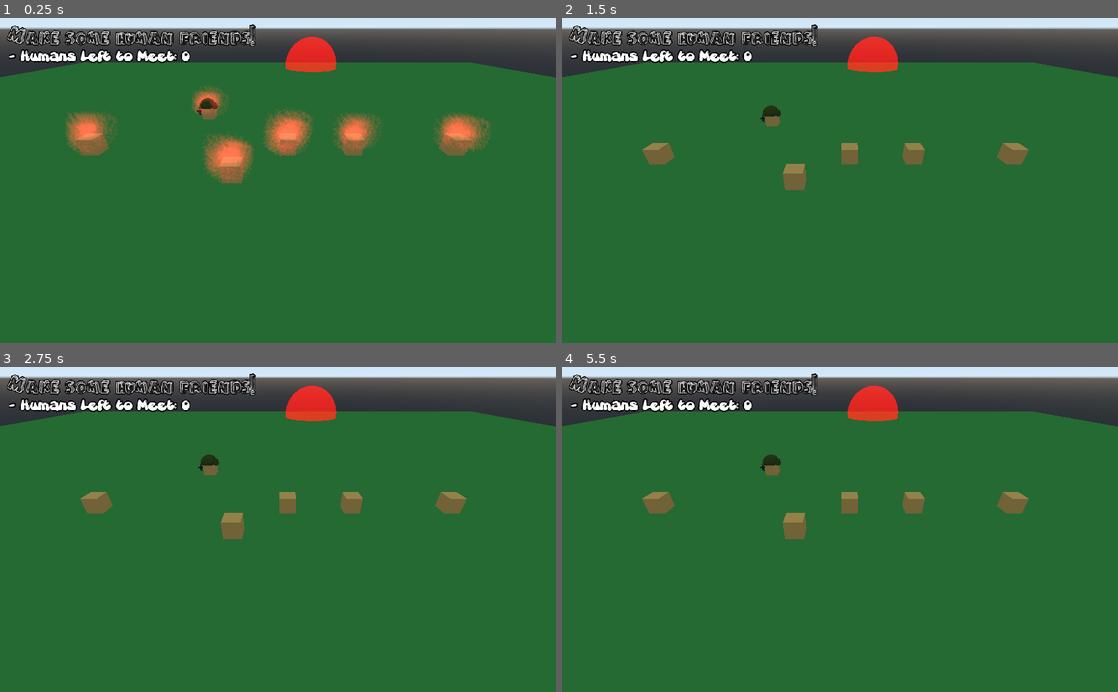
Above: before the commit, frames 1-4 (two rows, left to right).
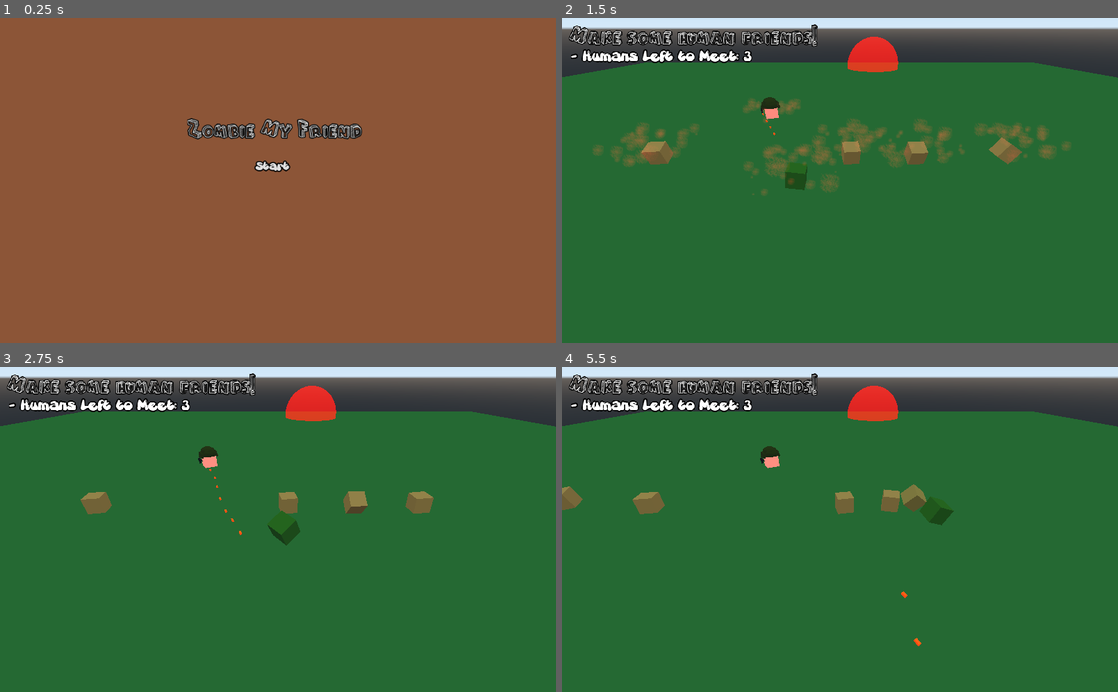
Above: after the commit, the same moments.

Repository: daltonteague/GMTK-Jam-2021
Game: Godot game, scene res://scenes/Levels/GameStart.tscn
Same seed, same stepped clock (60 frames per second), same inputs: the game is played once before the commit and once after it. Before the commit the project starts from res://scenes/Levels/GameController.tscn.
Inputs (mouse positions are in pixels of both pictures, inside the frame that each line leads up to):
- Up to frame 1 (0.25 s): no input
- Up to frame 2 (1.5 s): click (834, 167) at 0.5 s, where only the run after the commit has a clickable "Start"; hold D (move_right) from 1.28 s (still down)
- Up to frame 3 (2.75 s): release D (move_right) at 2.03 s; hold S (move_backward) from 2.03 s (still down)
- Up to frame 4 (5.5 s): release S (move_backward) at 2.78 s; hold D (move_right) 2.78-3.53 s; hold W (move_forward) 3.53-4.28 s; hold A (move_left) from 4.28 s (still down)

The runs differ from the first frame. In frame 1, 99% of the frame differs, in the area x 0-100%, y 0-100%; in frame 2, 4.3%; in frame 3, 1.6%; in frame 4, 2.0%.
Error before the commit: Invalid call. Nonexistent function 'get_name' in base 'Nil'. (res://scripts/Characters/States/Passive.gd:99)

Commit message:
Add level controller and transitions

Diff:
--- a/project.godot
+++ b/project.godot
@@ -14,6 +14,11 @@
 "language": "GDScript",
 "path": "res://scripts/Characters/States/BaseNPC.gd"
 }, {
+"base": "Spatial",
+"class": "GameController",
+"language": "GDScript",
+"path": "res://scripts/levels/GameController.gd"
+}, {
 "base": "Node",
 "class": "State",
 "language": "GDScript",
@@ -21,13 +26,14 @@
 } ]
 _global_script_class_icons={
 "BaseNPC": "",
+"GameController": "",
 "State": ""
 }
 
 [application]
 
 config/name="GMTK-Jam-2021"
-run/main_scene="res://scenes/Levels/GameController.tscn"
+run/main_scene="res://scenes/Levels/GameStart.tscn"
 config/icon="res://icon.png"
 
 [input]
@@ -78,4 +84,5 @@
 
 [rendering]
 
+environment/default_clear_color=Color( 0.552941, 0.337255, 0.219608, 1 )
 environment/default_environment="res://default_env.tres"
--- a/scenes/GameController.tscn
+++ b/scenes/GameController.tscn
@@ -4,7 +4,7 @@
 [ext_resource path="res://scenes/Rifle.tscn" type="PackedScene" id=2]
 [ext_resource path="res://scenes/Helmet2.tscn" type="PackedScene" id=3]
 [ext_resource path="res://scripts/CharacterController.gd" type="Script" id=4]
-[ext_resource path="res://scripts/GameController.gd" type="Script" id=5]
+[ext_resource path="res://scripts/levels/LevelOne.gd" type="Script" id=5]
 [ext_resource path="res://scripts/DamageZone.gd" type="Script" id=6]
 [ext_resource path="res://scenes/LevelText.tscn" type="PackedScene" id=7]
 
--- a/scenes/LevelText.tscn
+++ b/scenes/LevelText.tscn
@@ -1,13 +1,16 @@
-[gd_scene load_steps=5 format=2]
+[gd_scene load_steps=7 format=2]
 
 [ext_resource path="res://fonts/GretoonHighlight.ttf" type="DynamicFontData" id=1]
-[ext_resource path="res://fonts/From Cartoon Blocks.ttf" type="DynamicFontData" id=2]
+[ext_resource path="res://fonts/Gretoon.ttf" type="DynamicFontData" id=2]
+
+[sub_resource type="DynamicFontData" id=3]
+font_path = "res://fonts/From Cartoon Blocks.ttf"
 
 [sub_resource type="DynamicFont" id=1]
 size = 43
 outline_size = 2
 outline_color = Color( 0.0705882, 0.0705882, 0.0705882, 1 )
-font_data = ExtResource( 2 )
+font_data = SubResource( 3 )
 
 [sub_resource type="DynamicFont" id=2]
 size = 20
@@ -15,6 +18,14 @@
 outline_color = Color( 0, 0, 0, 1 )
 extra_spacing_top = 18
 font_data = ExtResource( 1 )
+
+[sub_resource type="DynamicFont" id=4]
+size = 18
+outline_size = 2
+outline_color = Color( 0.0705882, 0.0705882, 0.0705882, 1 )
+extra_spacing_top = 13
+extra_spacing_space = 6
+font_data = ExtResource( 2 )
 
 [node name="LevelText" type="Node"]
 
@@ -29,12 +40,61 @@
 "_edit_use_anchors_": false
 }
 
-[node name="FinishText" type="RichTextLabel" parent="."]
+[node name="RemainingText" type="RichTextLabel" parent="."]
+anchor_right = 0.532
+anchor_bottom = 0.214
+margin_left = 17.1349
+margin_top = 43.9724
+margin_right = -23.633
+margin_bottom = -31.4276
+custom_fonts/normal_font = SubResource( 2 )
+text = "- Humans Left to Meet:"
+__meta__ = {
+"_edit_use_anchors_": false
+}
+
+[node name="GameOver" type="Node" parent="."]
+
+[node name="GameOverTextTitle" type="RichTextLabel" parent="GameOver"]
 visible = false
-margin_left = 384.57
-margin_top = 191.324
-margin_right = 704.57
-margin_bottom = 431.324
+margin_left = 410.638
+margin_top = 190.483
+margin_right = 730.638
+margin_bottom = 430.483
+grow_horizontal = 0
+grow_vertical = 0
+custom_fonts/normal_font = SubResource( 1 )
+text = "Game over!"
+__meta__ = {
+"_edit_use_anchors_": false
+}
+
+[node name="GameOverText" type="RichTextLabel" parent="GameOver"]
+visible = false
+anchor_right = 1.0
+anchor_bottom = 1.0
+margin_left = 287.82
+margin_top = 246.477
+margin_right = -218.18
+margin_bottom = -166.523
+grow_horizontal = 0
+grow_vertical = 0
+custom_fonts/normal_font = SubResource( 4 )
+text = "I guess humans prefer handshakes to handbites... Who could have known?"
+__meta__ = {
+"_edit_use_anchors_": false
+}
+
+[node name="Finish" type="Node" parent="."]
+
+[node name="FinishTextTitle" type="RichTextLabel" parent="Finish"]
+visible = false
+anchor_right = 1.0
+anchor_bottom = 1.0
+margin_left = 403.443
+margin_top = 167.679
+margin_right = -306.557
+margin_bottom = -384.321
 grow_horizontal = 0
 grow_vertical = 0
 custom_fonts/normal_font = SubResource( 1 )
@@ -43,13 +103,16 @@
 "_edit_use_anchors_": false
 }
 
-[node name="RemainingText" type="RichTextLabel" parent="."]
-margin_left = 17.1349
-margin_top = 43.9724
-margin_right = 521.135
-margin_bottom = 96.9724
-custom_fonts/normal_font = SubResource( 2 )
-text = "- Humans Left to Meet:"
+[node name="FinishText" type="RichTextLabel" parent="Finish"]
+visible = false
+margin_left = 369.0
+margin_top = 227.0
+margin_right = 736.0
+margin_bottom = 443.0
+grow_horizontal = 0
+grow_vertical = 0
+custom_fonts/normal_font = SubResource( 4 )
+text = "Time to socialize some more  in..."
 __meta__ = {
 "_edit_use_anchors_": false
 }
--- a/scenes/Levels/CrabsInABucket_camera.tscn
+++ b/scenes/Levels/CrabsInABucket_camera.tscn
@@ -1,42 +1,42 @@
 [gd_scene load_steps=17 format=2]
 
 [ext_resource path="res://scenes/Character.tscn" type="PackedScene" id=1]
-[ext_resource path="res://scripts/GameController.gd" type="Script" id=2]
+[ext_resource path="res://scripts/levels/GameController.gd" type="Script" id=2]
 [ext_resource path="res://materials/obstacle.tres" type="Material" id=3]
 [ext_resource path="res://scripts/CharacterController.gd" type="Script" id=4]
 [ext_resource path="res://scenes/LevelText.tscn" type="PackedScene" id=5]
 [ext_resource path="res://scripts/CameraController.gd" type="Script" id=6]
 
-[sub_resource type="Environment" id=10]
-
-[sub_resource type="PhysicsMaterial" id=1]
-
-[sub_resource type="CubeMesh" id=2]
-
-[sub_resource type="BoxShape" id=3]
-
-[sub_resource type="SpatialMaterial" id=4]
+[sub_resource type="Environment" id=1]
+
+[sub_resource type="PhysicsMaterial" id=2]
+
+[sub_resource type="CubeMesh" id=3]
+
+[sub_resource type="BoxShape" id=4]
+
+[sub_resource type="SpatialMaterial" id=5]
 albedo_color = Color( 0.282353, 0.341176, 0.0745098, 1 )
 
-[sub_resource type="PlaneMesh" id=5]
-material = SubResource( 4 )
+[sub_resource type="PlaneMesh" id=6]
+material = SubResource( 5 )
 size = Vector2( 6, 6 )
 
-[sub_resource type="BoxShape" id=6]
+[sub_resource type="BoxShape" id=7]
 extents = Vector3( 3, 0.0147195, 3 )
 
-[sub_resource type="CylinderMesh" id=7]
-
-[sub_resource type="CylinderShape" id=8]
-
-[sub_resource type="Skin" id=9]
+[sub_resource type="CylinderMesh" id=8]
+
+[sub_resource type="CylinderShape" id=9]
+
+[sub_resource type="Skin" id=10]
 
 [node name="World" type="Spatial"]
 script = ExtResource( 2 )
 
 [node name="Camera" type="Camera" parent="."]
 transform = Transform( 1, 0, 0, 0, 0.301006, 0.953622, 0, -0.953622, 0.301006, -1.44543, 98.0304, 33.2364 )
-environment = SubResource( 10 )
+environment = SubResource( 1 )
 current = true
 far = 800.0
 script = ExtResource( 6 )
--- a/scenes/Levels/GameController.tscn
+++ b/scenes/Levels/GameController.tscn
@@ -1,12 +1,9 @@
-[gd_scene load_steps=14 format=2]
+[gd_scene load_steps=13 format=2]
 
 [ext_resource path="res://scenes/Helmet2.tscn" type="PackedScene" id=1]
 [ext_resource path="res://scenes/Rifle.tscn" type="PackedScene" id=2]
 [ext_resource path="res://scenes/Character.tscn" type="PackedScene" id=3]
-[ext_resource path="res://scenes/LevelText.tscn" type="PackedScene" id=4]
-[ext_resource path="res://scripts/GameController.gd" type="Script" id=5]
-[ext_resource path="res://scripts/CharacterController.gd" type="Script" id=6]
-[ext_resource path="res://scripts/DamageZone.gd" type="Script" id=7]
+[ext_resource path="res://scripts/levels/LevelOne.gd" type="Script" id=4]
 [ext_resource path="res://scripts/DamageZone.gd" type="Script" id=6]
 [ext_resource path="res://scenes/LevelText.tscn" type="PackedScene" id=7]
 
@@ -35,7 +32,7 @@
 material = SubResource( 5 )
 
 [node name="World2" type="Spatial"]
-script = ExtResource( 5 )
+script = ExtResource( 4 )
 
 [node name="Ground" type="StaticBody" parent="."]
 transform = Transform( 23.672, 0, 0, 0, 23.672, 0, 0, 0, 23.672, 0, 0, 0 )
@@ -55,7 +52,6 @@
 [node name="Zombie" type="Spatial" parent="."]
 transform = Transform( 1, 0, 0, 0, 1, 0, 0, 0, 1, -8.941, 4.29131, 0 )
 script = ExtResource( 6 )
-starting_state = "Zombie"
 
 [node name="Char" parent="Zombie" instance=ExtResource( 3 )]
 transform = Transform( 1, 0, 0, 0, 1, 0, 0, 0, 1, 0, 0, 22 )
@@ -98,7 +94,6 @@
 [node name="NPCGunner" type="Spatial" parent="."]
 transform = Transform( 1, 0, 0, 0, 1, 0, 0, 0, 1, -23, 10.3247, -16 )
 script = ExtResource( 6 )
-starting_state = "Aggressive"
 
 [node name="Char" parent="NPCGunner" instance=ExtResource( 3 )]
 transform = Transform( -1, 0, -1.50996e-07, 0, 1, 0, 1.50996e-07, 0, -1, 0, -5.20145, 0 )
@@ -121,7 +116,7 @@
 mesh = SubResource( 6 )
 material/0 = null
 
-[node name="LevelText" parent="." instance=ExtResource( 4 )]
+[node name="LevelText" parent="." instance=ExtResource( 7 )]
 
 [connection signal="body_entered" from="Area" to="Area" method="_on_Area_body_entered"]
 [connection signal="body_exited" from="Area" to="Area" method="_on_Area_body_exited"]
--- a/scenes/Levels/GameStart.tscn
+++ b/scenes/Levels/GameStart.tscn
@@ -1,6 +1,9 @@
-[gd_scene load_steps=2 format=2]
+[gd_scene load_steps=3 format=2]
 
-[ext_resource path="res://scripts/LevelController.gd" type="Script" id=1]
+[ext_resource path="res://scripts/levels/LevelController.gd" type="Script" id=1]
+[ext_resource path="res://scenes/StartMenu.tscn" type="PackedScene" id=2]
 
 [node name="Control" type="Spatial"]
 script = ExtResource( 1 )
+
+[node name="StartMenu" parent="." instance=ExtResource( 2 )]
--- a/scenes/SoldierTakedown.tscn
+++ b/scenes/SoldierTakedown.tscn
@@ -2,10 +2,11 @@
 
 [ext_resource path="res://scenes/Character.tscn" type="PackedScene" id=1]
 [ext_resource path="res://scripts/CharacterController.gd" type="Script" id=2]
-[ext_resource path="res://scripts/GameController.gd" type="Script" id=3]
+[ext_resource path="res://scripts/levels/GameController.gd" type="Script" id=3]
 [ext_resource path="res://scripts/DamageZone.gd" type="Script" id=4]
 [ext_resource path="res://scenes/Rifle.tscn" type="PackedScene" id=5]
 [ext_resource path="res://scenes/Helmet2.tscn" type="PackedScene" id=6]
+
 
 [sub_resource type="SpatialMaterial" id=1]
 albedo_color = Color( 0.227451, 0.501961, 0.196078, 1 )
--- /dev/null
+++ b/scenes/StartMenu.tscn
@@ -0,0 +1,79 @@
+[gd_scene load_steps=7 format=2]
+
+[ext_resource path="res://fonts/Gretoon.ttf" type="DynamicFontData" id=1]
+[ext_resource path="res://scripts/StartMenu.gd" type="Script" id=2]
+
+[sub_resource type="DynamicFontData" id=1]
+font_path = "res://fonts/From Cartoon Blocks.ttf"
+
+[sub_resource type="DynamicFont" id=2]
+size = 43
+outline_size = 2
+outline_color = Color( 0.0705882, 0.0705882, 0.0705882, 1 )
+font_data = SubResource( 1 )
+
+[sub_resource type="DynamicFont" id=3]
+outline_size = 2
+outline_color = Color( 0, 0, 0, 1 )
+font_data = ExtResource( 1 )
+
+[sub_resource type="Animation" id=4]
+resource_name = "Hover"
+loop = true
+tracks/0/type = "value"
+tracks/0/path = NodePath(".:rect_position")
+tracks/0/interp = 1
+tracks/0/loop_wrap = true
+tracks/0/imported = false
+tracks/0/enabled = true
+tracks/0/keys = {
+"times": PoolRealArray( 0, 0.3 ),
+"transitions": PoolRealArray( 1, 1 ),
+"update": 0,
+"values": [ Vector2( 458.084, 247.265 ), Vector2( 458.084, 249.857 ) ]
+}
+
+[node name="Menu" type="Node"]
+script = ExtResource( 2 )
+
+[node name="Game Title" type="RichTextLabel" parent="."]
+anchor_right = 1.0
+anchor_bottom = 1.0
+margin_left = 345.145
+margin_top = 182.796
+margin_right = -311.855
+margin_bottom = -338.204
+custom_fonts/normal_font = SubResource( 2 )
+text = "Zombie My Friend"
+__meta__ = {
+"_edit_use_anchors_": false
+}
+
+[node name="StartButton" type="Button" parent="."]
+anchor_right = 0.532
+anchor_bottom = 0.214
+margin_left = 458.084
+margin_top = 248.542
+margin_right = 2.32648
+margin_bottom = 173.155
+custom_fonts/font = SubResource( 3 )
+text = "Start"
+flat = true
+__meta__ = {
+"_edit_use_anchors_": false
+}
+
+[node name="AnimationPlayer" type="AnimationPlayer" parent="StartButton"]
+anims/Hover = SubResource( 4 )
+
+[node name="ColorRect" type="ColorRect" parent="."]
+visible = false
+show_behind_parent = true
+margin_right = 1020.0
+margin_bottom = 605.0
+color = Color( 0.537255, 0.168627, 0.168627, 1 )
+__meta__ = {
+"_edit_use_anchors_": false
+}
+
+[connection signal="pressed" from="StartButton" to="." method="_on_StartButton_pressed"]
--- /dev/null
+++ b/scenes/VictoryMenu.tscn
@@ -0,0 +1,99 @@
+[gd_scene load_steps=8 format=2]
+
+[ext_resource path="res://fonts/Gretoon.ttf" type="DynamicFontData" id=1]
+[ext_resource path="res://scripts/VictoryMenu.gd" type="Script" id=2]
+[ext_resource path="res://fonts/From Cartoon Blocks.ttf" type="DynamicFontData" id=3]
+
+[sub_resource type="DynamicFont" id=1]
+size = 43
+outline_size = 2
+outline_color = Color( 0.0705882, 0.0705882, 0.0705882, 1 )
+font_data = ExtResource( 3 )
+
+[sub_resource type="DynamicFont" id=2]
+size = 20
+outline_size = 2
+outline_color = Color( 0.0705882, 0.0705882, 0.0705882, 1 )
+extra_spacing_top = 15
+extra_spacing_char = 2
+extra_spacing_space = 11
+font_data = ExtResource( 1 )
+
+[sub_resource type="DynamicFont" id=3]
+outline_size = 2
+outline_color = Color( 0, 0, 0, 1 )
+font_data = ExtResource( 1 )
+
+[sub_resource type="Animation" id=4]
+resource_name = "Hover"
+loop = true
+tracks/0/type = "value"
+tracks/0/path = NodePath(".:rect_position")
+tracks/0/interp = 1
+tracks/0/loop_wrap = true
+tracks/0/imported = false
+tracks/0/enabled = true
+tracks/0/keys = {
+"times": PoolRealArray( 0, 0.3 ),
+"transitions": PoolRealArray( 1, 1 ),
+"update": 0,
+"values": [ Vector2( 441.247, 407.256 ), Vector2( 441.247, 404.41 ) ]
+}
+
+[node name="Menu" type="Node"]
+script = ExtResource( 2 )
+
+[node name="Game Title" type="RichTextLabel" parent="."]
+anchor_right = 1.0
+anchor_bottom = 1.0
+margin_left = 419.0
+margin_top = 184.0
+margin_right = -274.0
+margin_bottom = -316.0
+custom_fonts/normal_font = SubResource( 1 )
+text = "You did it! "
+__meta__ = {
+"_edit_use_anchors_": false
+}
+
+[node name="Text" type="RichTextLabel" parent="."]
+anchor_right = 1.0
+anchor_bottom = 1.0
+margin_left = 283.429
+margin_top = 245.837
+margin_right = -218.571
+margin_bottom = -142.163
+custom_fonts/normal_font = SubResource( 2 )
+text = "Congratulations, you've made so many new friends! Thanks for playing :)"
+__meta__ = {
+"_edit_use_anchors_": false
+}
+
+[node name="RestartButton" type="Button" parent="."]
+anchor_right = 1.0
+anchor_bottom = 1.0
+margin_left = 441.247
+margin_top = 406.494
+margin_right = -412.753
+margin_bottom = -140.493
+custom_fonts/font = SubResource( 3 )
+text = "Back to Start"
+flat = true
+__meta__ = {
+"_edit_use_anchors_": false
+}
+
+[node name="AnimationPlayer" type="AnimationPlayer" parent="RestartButton"]
+anims/Hover = SubResource( 4 )
+
+[node name="ColorRect" type="ColorRect" parent="."]
+visible = false
+show_behind_parent = true
+margin_right = 1020.0
+margin_bottom = 605.0
+color = Color( 0.537255, 0.168627, 0.168627, 1 )
+__meta__ = {
+"_edit_use_anchors_": false
+}
+
+[connection signal="pressed" from="RestartButton" to="." method="_on_RestartButton_pressed"]
--- a/scripts/CameraController.gd
+++ b/scripts/CameraController.gd
@@ -19,4 +19,4 @@
 	last_avg = average
 
 func get_zombies():
-	return get_tree().get_root().get_child(0).get_zombies()
+	return get_tree().get_root().get_child(0).get_child(0).get_zombies()
--- a/scripts/Characters/States/Zombie.gd
+++ b/scripts/Characters/States/Zombie.gd
@@ -54,5 +54,5 @@
 
 	if current_health <= 0:
 		host.add_central_force(Vector3.UP * death_pop_force)
-		emit_signal("zombie_dead")
+		emit_signal("zombie_dead", self)
 		emit_signal("change_state", "Dead")
--- a/scripts/LevelController.gd
+++ /dev/null
@@ -1,26 +0,0 @@
-extends Spatial
-
-onready var levels = [
-	preload("res://scenes/Levels/CrabsInABucket.tscn"),
-	preload("res://scenes/GameController.tscn")
-]
-
-var current_level_idx = 0
-var current_level
-
-func _ready():
-	for level in levels:
-		level.connect("level_complete", self, "next_level")
-	next_level()
-
-
-func next_level():
-	print("beginning next level")
-	if current_level:
-		exit_prev_level()
-	current_level_idx += 1
-	current_level = levels[current_level_idx].instance()
-	add_child(current_level)
-
-func exit_prev_level():
-	current_level.queue_free()
--- /dev/null
+++ b/scripts/StartMenu.gd
@@ -0,0 +1,17 @@
+extends Node
+
+signal start_button
+
+# Called when the node enters the scene tree for the first time.
+func _ready():
+	$StartButton/AnimationPlayer.play("Hover")
+
+
+# Called every frame. 'delta' is the elapsed time since the previous frame.
+#func _process(delta):
+#	pass
+
+
+func _on_StartButton_pressed():
+	print("start pressed")
+	emit_signal("start_button")
--- /dev/null
+++ b/scripts/VictoryMenu.gd
@@ -0,0 +1,17 @@
+extends Node
+
+signal restart_button
+
+# Called when the node enters the scene tree for the first time.
+func _ready():
+	$RestartButton/AnimationPlayer.play("Hover")
+
+
+# Called every frame. 'delta' is the elapsed time since the previous frame.
+#func _process(delta):
+#	pass
+
+
+func _on_RestartButton_pressed():
+	print("start pressed")
+	emit_signal("restart_button")
--- a/scripts/effects/BloodSplashEmitter.gd
+++ b/scripts/effects/BloodSplashEmitter.gd
@@ -8,7 +8,8 @@
 
 func splash(blood_splash, transform):
 	var splash = blood_splash.instance()
-	get_tree().get_root().get_child(0).add_child(splash)
+	if get_tree():
+		get_tree().get_root().get_child(0).add_child(splash)
 	splash.global_transform = transform
 	splash.rotation = Vector3.ZERO
 	splash.emitting = true
--- /dev/null
+++ b/scripts/levels/GameController.gd
@@ -0,0 +1,93 @@
+extends Spatial
+class_name GameController
+
+var zombies = []
+var humans = []
+var zombie_count = 0
+var human_count = 0
+
+var kills_left_goal = 0
+var level_won = false
+
+var timer
+var finish_text = ""
+var game_over_text = ""
+var final_level = false
+
+signal game_won
+signal level_complete
+signal level_failed
+
+func enter(final_level):
+	self.final_level = final_level
+
+func _ready():
+	count_zombies()
+	count_humans()
+
+func _process(delta):
+	set_label_text()
+
+func count_zombies():
+	for child in get_children():
+		if child.has_method("get_state") and child.get_state().get_name() == "Zombie":
+			zombies.append(child)
+			child.get_state().connect("zombie_dead", self, "zombie_dead")
+			zombie_count += 1
+
+func count_humans():
+	for child in get_children():
+		if child.has_method("get_state") and (child.get_state().get_name() == "Passive" \
+			or child.get_state().get_name() == "Aggressive"):
+			humans.append(child)
+			child.get_state().connect("change_state", self, "human_infected", [child])
+			human_count += 1
+
+func get_zombies():
+	return zombies
+
+func human_infected(new_state, node):
+	human_count -= 1
+	humans.erase(node)
+	zombies.append(node)
+	set_label_text()
+	if human_count <= kills_left_goal:
+		level_won = true
+		if final_level:
+			emit_signal("game_won")
+			return
+		activate_text($LevelText/Finish)
+		start_timer(5.0)
+
+func zombie_dead(node):
+	zombie_count -= 1
+	zombies.erase(node)
+	if zombie_count <= 0:
+		activate_text($LevelText/GameOver)
+		start_timer(5.0)
+
+
+func set_label_text():
+	if $LevelText:
+		$LevelText/RemainingText.text = "- Humans Left to Meet: " + str(human_count - kills_left_goal)
+		if timer:
+			$LevelText/Finish/FinishText.text = finish_text + get_time_left()
+			$LevelText/GameOver/GameOverText.text = game_over_text + get_time_left()
+
+func activate_text(node):
+	for text in node.get_children():
+		text.visible = true
+
+func start_timer(seconds):
+	timer = get_tree().create_timer(seconds)
+	timer.connect("timeout", self, "change_level")
+
+func get_time_left():
+	return str(int(timer.get_time_left()))
+
+func change_level():
+	print("loading next level... " + str(level_won))
+	if level_won:
+		emit_signal("level_complete")
+	else:
+		emit_signal("level_failed")
--- /dev/null
+++ b/scripts/levels/LevelController.gd
@@ -0,0 +1,58 @@
+extends Spatial
+
+onready var levels = [
+	preload("res://scenes/GameController.tscn")
+]
+
+onready var start_menu = $StartMenu
+var victory_menu
+var start_menu_scene = preload("res://scenes/StartMenu.tscn")
+var victory_menu_scene = preload("res://scenes/VictoryMenu.tscn")
+onready var game_complete_menu = $VictoryMenu
+
+var current_level_idx = 0
+var current_level
+
+func _ready():
+	print("starting game")
+	start_menu.connect("start_button", self, "start_game")
+
+func start_game():
+	print("got start signal")
+	start_menu.queue_free()
+	next_level()
+
+func next_level():
+	print("beginning next level")
+	exit_prev_level()
+	current_level = levels[current_level_idx].instance()
+	current_level.connect("game_won", self, "game_won")
+	current_level.connect("level_complete", self, "next_level")
+	current_level.connect("level_failed", self, "restart")
+	add_child(current_level)
+	var final_level = current_level_idx == levels.size() - 1
+	current_level.enter(final_level)
+	current_level_idx += 1
+
+func restart():
+	current_level_idx = 0
+	next_level()
+
+func game_won():
+	print("Got game won signal")
+	exit_prev_level()
+	victory_menu = victory_menu_scene.instance()
+	add_child(victory_menu)
+	victory_menu.connect("restart_button", self, "restart_game")
+
+func restart_game():
+	start_menu = start_menu_scene.instance()
+	victory_menu.queue_free()
+	remove_child(victory_menu)
+	add_child(start_menu)
+	start_menu.connect("start_button", self, "start_game")
+
+func exit_prev_level():
+	if current_level:
+		current_level.queue_free()
+		remove_child(current_level)
--- /dev/null
+++ b/scripts/levels/LevelOne.gd
@@ -0,0 +1,13 @@
+extends GameController
+
+
+func enter(final_level):
+	.enter(final_level)
+	print("Level 1")
+	finish_text = "Level Complete! Time to socialize some more in "
+	game_over_text = "I guess humans prefer handshakes to handbites... Who could have known? Try again in "
+	kills_left_goal = 3
+
+# Called every frame. 'delta' is the elapsed time since the previous frame.
+#func _process(delta):
+#	pass
--- /dev/null
+++ b/scripts/levels/LevelThree.gd
@@ -0,0 +1,11 @@
+extends GameController
+
+
+func enter():
+	finish_text = "Level Complete! Time to socialize some more in "
+	game_over_text = "I guess humans prefer handshakes to handbites... Who could have known? Try again in "
+	kills_left_goal = 0
+
+# Called every frame. 'delta' is the elapsed time since the previous frame.
+#func _process(delta):
+#	pass
--- /dev/null
+++ b/scripts/levels/LevelTwo.gd
@@ -0,0 +1,11 @@
+extends GameController
+
+
+func enter():
+	finish_text = "Level Complete! Time to socialize some more in "
+	game_over_text = "I guess humans prefer handshakes to handbites... Who could have known? Try again in "
+	kills_left_goal = 0
+
+# Called every frame. 'delta' is the elapsed time since the previous frame.
+#func _process(delta):
+#	pass
Binary file added: GMTK-Jam-2021.png
Not shown, added: GMTK-Jam-2021.png.import
Binary file added: favicon.png
Not shown, added: favicon.png.import
Not shown: 1 places in scenes/Character.tscn that only renumber resources
Not shown: 5 places in scenes/Levels/CrabsInABucket_camera.tscn that only renumber resources
Not shown, added: GMTK-Jam-2021.pck
Not shown, added: GMTK-Jam-2021.wasm
